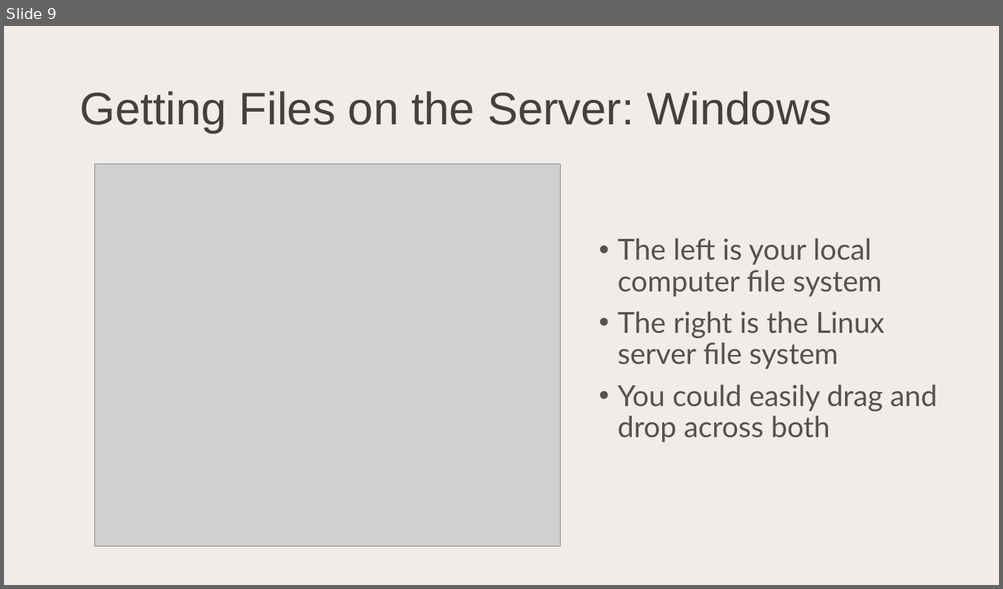
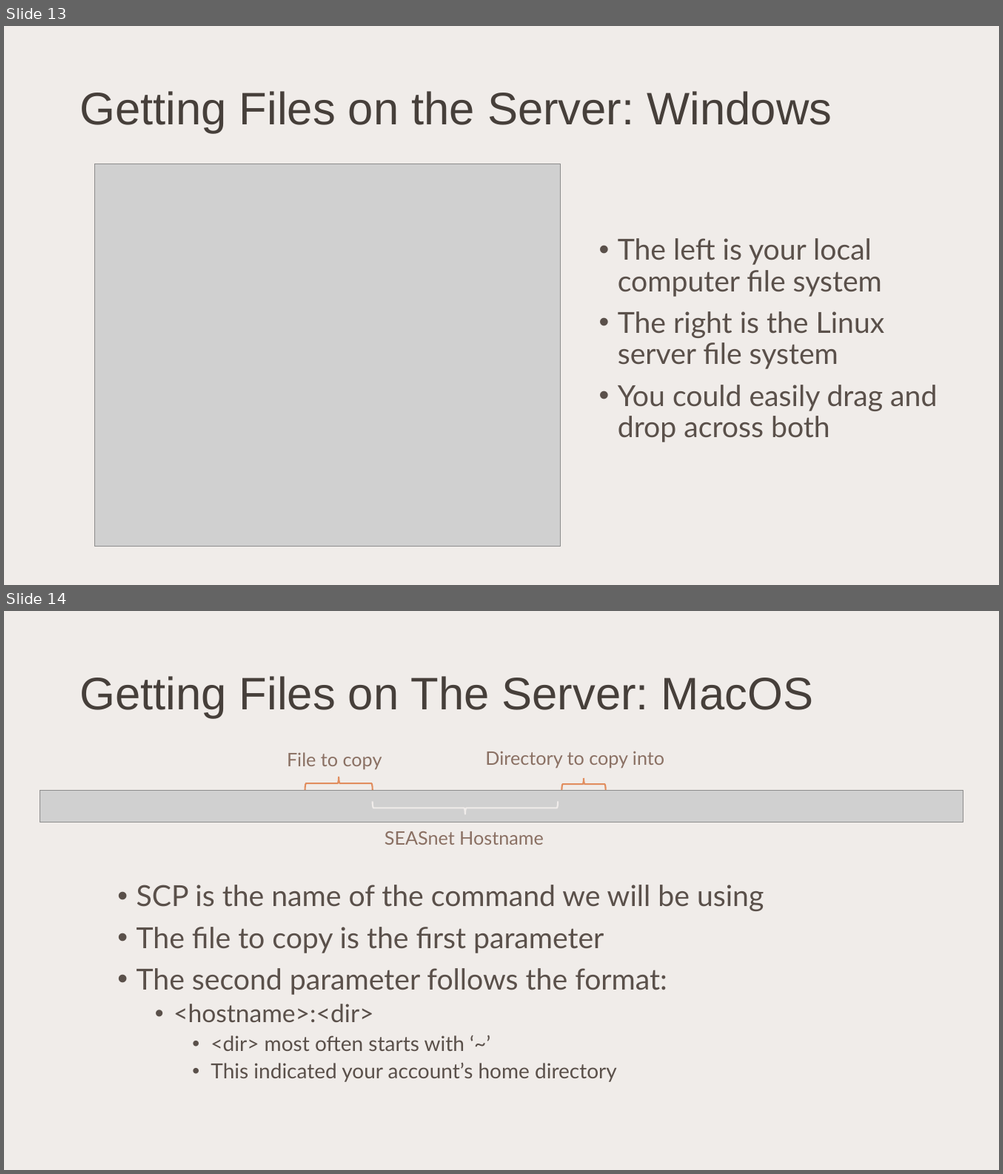
Before and after one commit to kyleromero98/Code-Camp, a slide deck: Week-3/Using the Linux Servers.pptx. Shown one above the other, each under a label of ours: slide 9 before the commit, slides 13 and 14 after it. The pictures are 1003x589 and 1003x1174 pixels, drawn with LibreOffice and Linux fonts; fonts in the diff are those of the drawing; grey boxes stand for pictures. Boxes give left, top, right and bottom in pixels: in the first picture for what was removed or moved away, otherwise in the second. Text is boxed around its words. In the diff, an @@ line names an element or a change of style, - is before the commit and + after.

```diff
--- a/Week-3/Using the Linux Servers.pptx
+++ b/Week-3/Using the Linux Servers.pptx
@@ slide 14 added at [4, 611, 999, 1170], background #F0ECE9 @@
@@ title added at [79, 676, 813, 718], 44 pt, text #463F3A @@
+Getting Files on The Server: MacOS
@@ text added at [287, 752, 382, 769], 18 pt, text #8A7063 @@
+File to copy
@@ text added at [485, 751, 664, 768], 18 pt, text #8A7063 @@
+Directory to copy into
@@ left brace added at [304, 777, 373, 790], outline #E18D5E 1.5 pt @@
@@ left brace added at [562, 778, 606, 790], outline #E18D5E 1.5 pt @@
@@ picture added at [40, 790, 964, 822] @@
@@ left brace added at [373, 801, 558, 815], outline #F0ECEA 1.5 pt @@
@@ text added at [384, 832, 543, 845], 18 pt, text #8A7063 @@
+SEASnet Hostname
@@ text added at [136, 885, 763, 1082], 28 pt, text #5A504A @@
+• SCP is the name of the command we will be using
+• The file to copy is the first parameter
+• The second parameter follows the format:
+  • <hostname>:<dir>
+    • <dir> most often starts with ‘~’
+    • This indicated your account’s home directory
@@ what was slide 9 is now slide 13 @@
```
Also in this commit, not shown: 5 slides changed, 7 other slides added.
